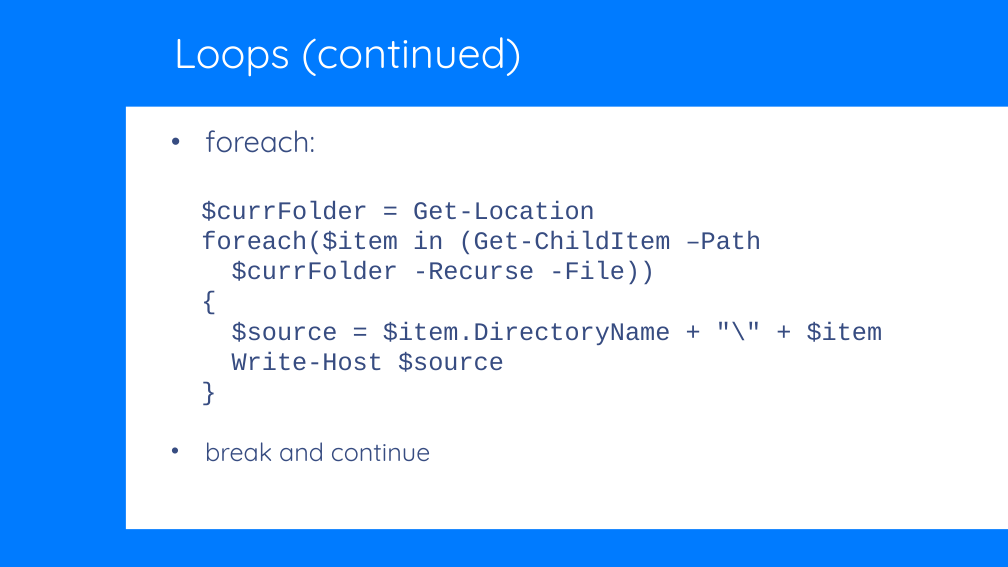
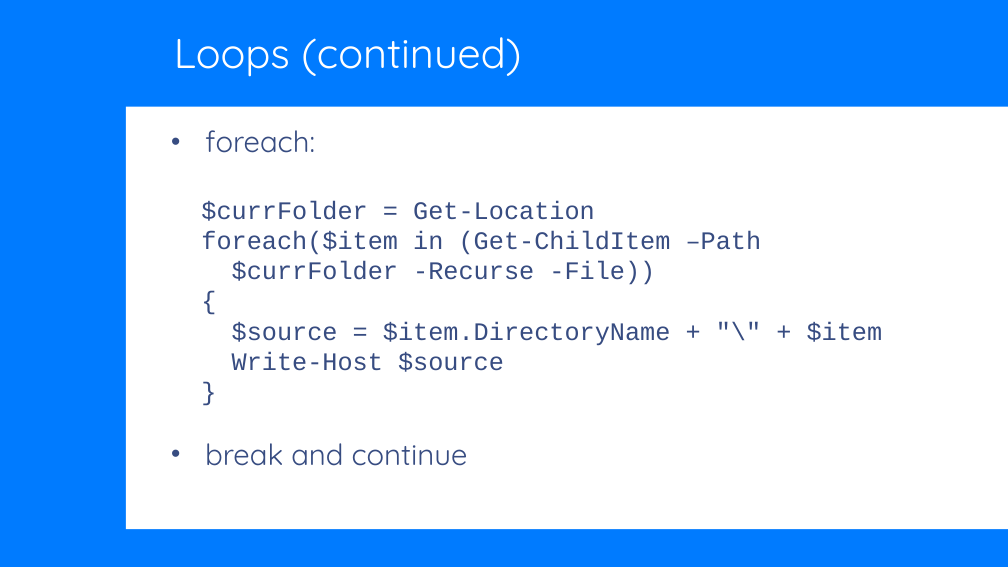
Before and after one commit to DougHennig/PowerShell, a slide deck: slide 23 of Hennig_PowerShell.pptx (slide 22 before the commit). Drawn at 1008x567 pixels with LibreOffice and Linux fonts; fonts in the diff are those of the drawing; background and template pictures are left out. Boxes give left, top, right and bottom in pixels: in the first picture for what was removed or moved away, otherwise in the second. Text is boxed around its words. In the diff, an @@ line names an element or a change of style, - is before the commit and + after.

```diff
--- a/Hennig_PowerShell.pptx
+++ b/Hennig_PowerShell.pptx
@@ text at [205, 443, 468, 466]: size 24 to 28 pt in "break and continue" @@
```
Also in this commit, not shown: 2 other slides changed, 1 slide added, 2 other files.
